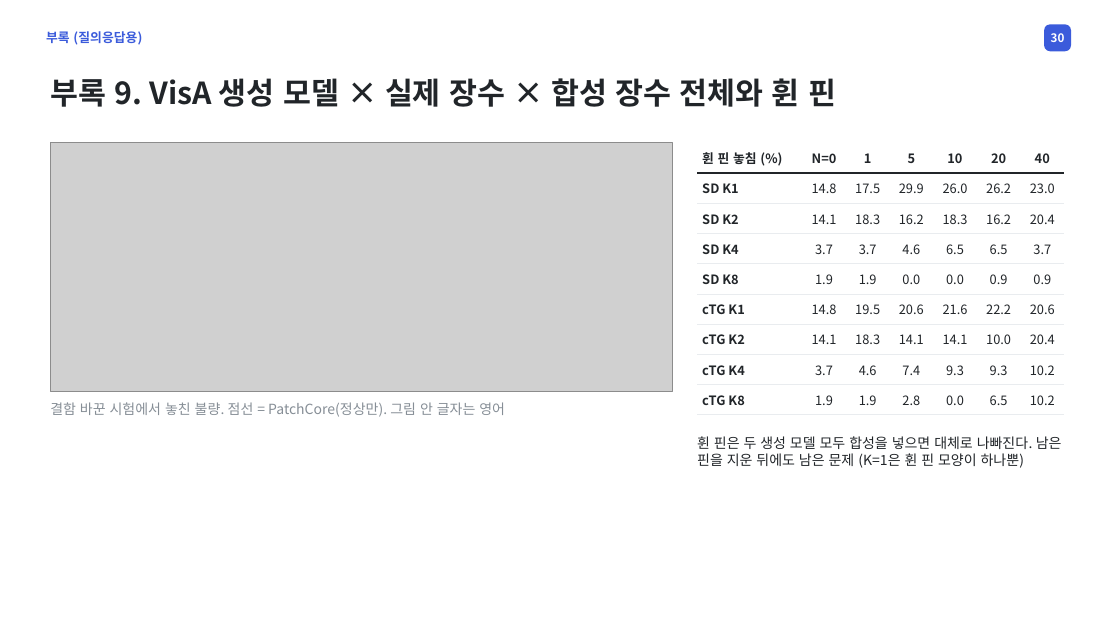
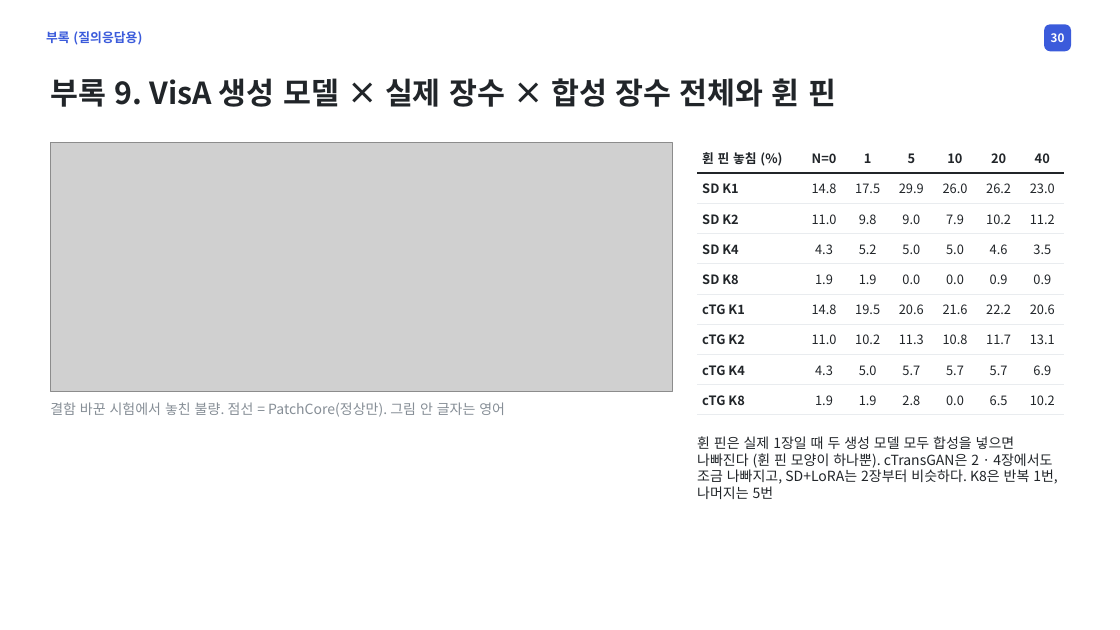
Before and after one commit to Junho-YEO-maker/26_2_DeepLearning, a slide deck: slide 30 of PCB_AD_presentation_v5.pptx. Drawn at 1120x630 pixels with LibreOffice and Linux fonts; fonts in the diff are those of the drawing; grey boxes stand for pictures. Boxes give left, top, right and bottom in pixels: in the first picture for what was removed or moved away, otherwise in the second. Text is boxed around its words. In the diff, an @@ line names an element or a change of style, - is before the commit and + after.

```diff
--- a/PCB_AD_presentation_v5.pptx
+++ b/PCB_AD_presentation_v5.pptx
@@ table at [697, 143, 1065, 415] @@
-row 3: SD K2 | 14.1 | 18.3 | 16.2 | 18.3 | 16.2 | 20.4
+row 3: SD K2 | 11.0 | 9.8 | 9.0 | 7.9 | 10.2 | 11.2
-row 4: SD K4 | 3.7 | 3.7 | 4.6 | 6.5 | 6.5 | 3.7
+row 4: SD K4 | 4.3 | 5.2 | 5.0 | 5.0 | 4.6 | 3.5
-row 7: cTG K2 | 14.1 | 18.3 | 14.1 | 14.1 | 10.0 | 20.4
+row 7: cTG K2 | 11.0 | 10.2 | 11.3 | 10.8 | 11.7 | 13.1
-row 8: cTG K4 | 3.7 | 4.6 | 7.4 | 9.3 | 9.3 | 10.2
+row 8: cTG K4 | 4.3 | 5.0 | 5.7 | 5.7 | 5.7 | 6.9
@@ text at [697, 436, 1058, 499]: text changed @@
-휜 핀은 두 생성 모델 모두 합성을 넣으면 대체로 나빠진다. 남은 핀을 지운 뒤에도 남은 문제 (K=1은 휜 핀 모양이 하나뿐)
+휜 핀은 실제 1장일 때 두 생성 모델 모두 합성을 넣으면 나빠진다 (휜 핀 모양이 하나뿐). cTransGAN은 2 · 4장에서도 조금 나빠지고, SD+LoRA는 2장부터 비슷하다. K8은 반복 1번, 나머지는 5번
```
Also in this commit, not shown: 2 other slides changed, 9 other files.
